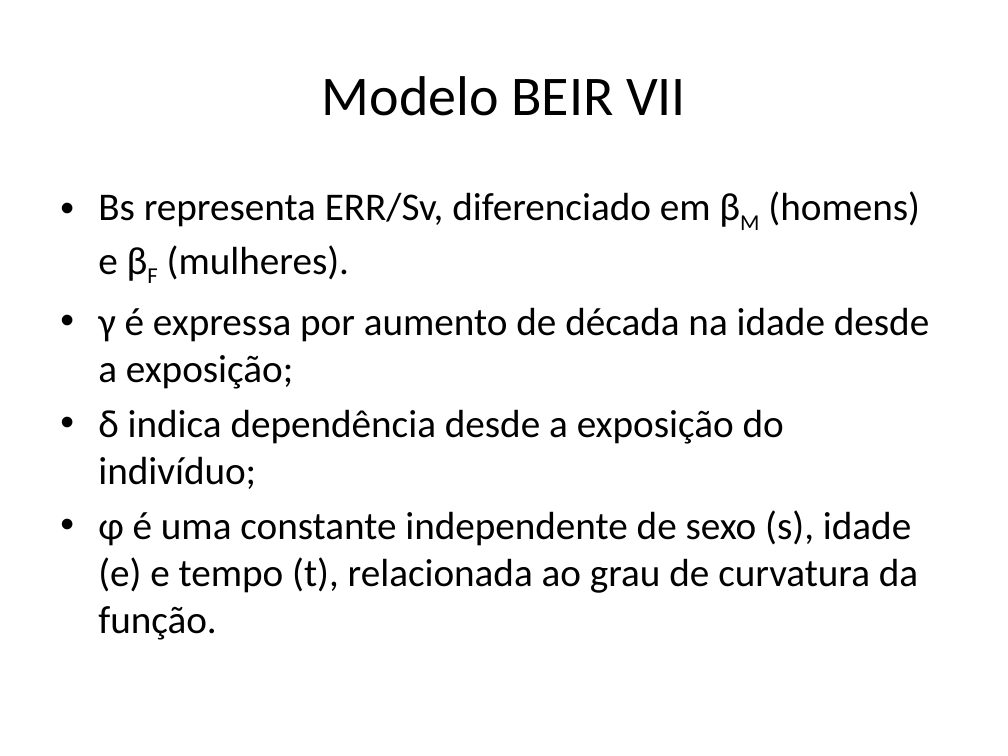
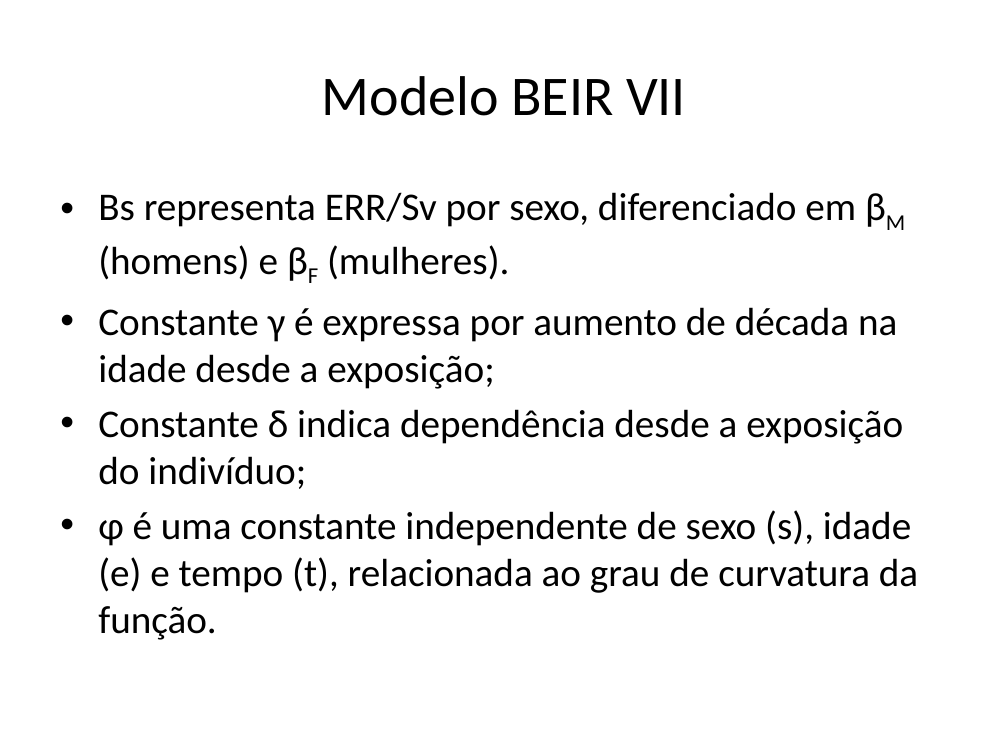
Before and after one commit to dioferreira/tcc, a slide deck: slide 28 of TCC_apresentação.pptx (slide 31 before the commit). Drawn at 1008x756 pixels with LibreOffice and Linux fonts; fonts in the diff are those of the drawing. Boxes give left, top, right and bottom in pixels: in the first picture for what was removed or moved away, otherwise in the second. Text is boxed around its words. In the diff, an @@ line names an element or a change of style, - is before the commit and + after.

```diff
--- a/TCC_apresentação.pptx
+++ b/TCC_apresentação.pptx
@@ text at (98, 192, 903, 489): text changed @@
-• Βs representa ERR/Sv, diferenciado em βM (homens) e βF (mulheres).
-• γ é expressa por aumento de década na idade desde a exposição;
-• δ indica dependência desde a exposição do indivíduo;
+• Βs representa ERR/Sv por sexo, diferenciado em βM (homens) e βF (mulheres).
+• Constante γ é expressa por aumento de década na idade desde a exposição;
+• Constante δ indica dependência desde a exposição do indivíduo;
```
Also in this commit, not shown: 10 other slides changed, 3 slides removed.
